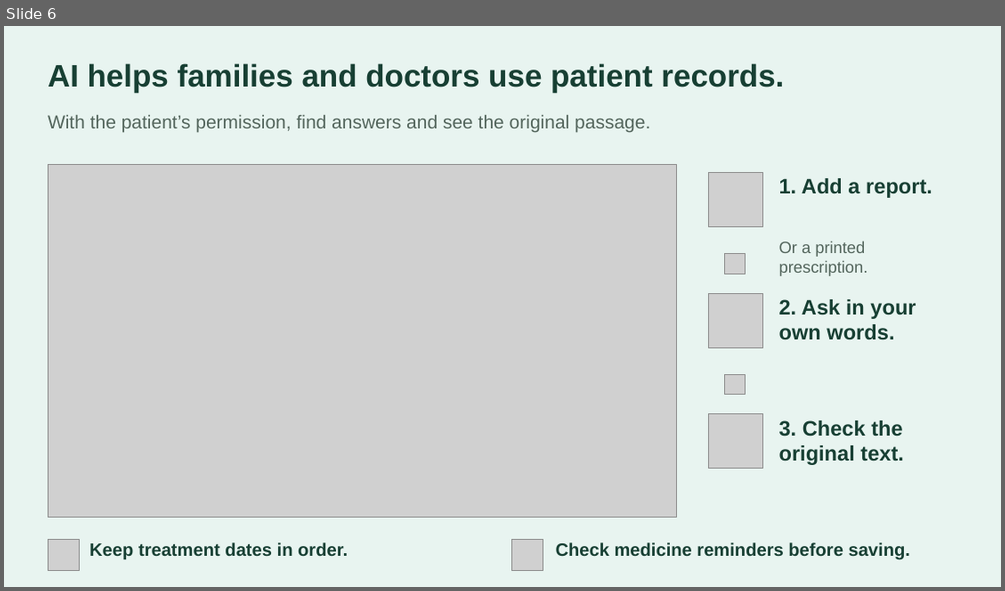
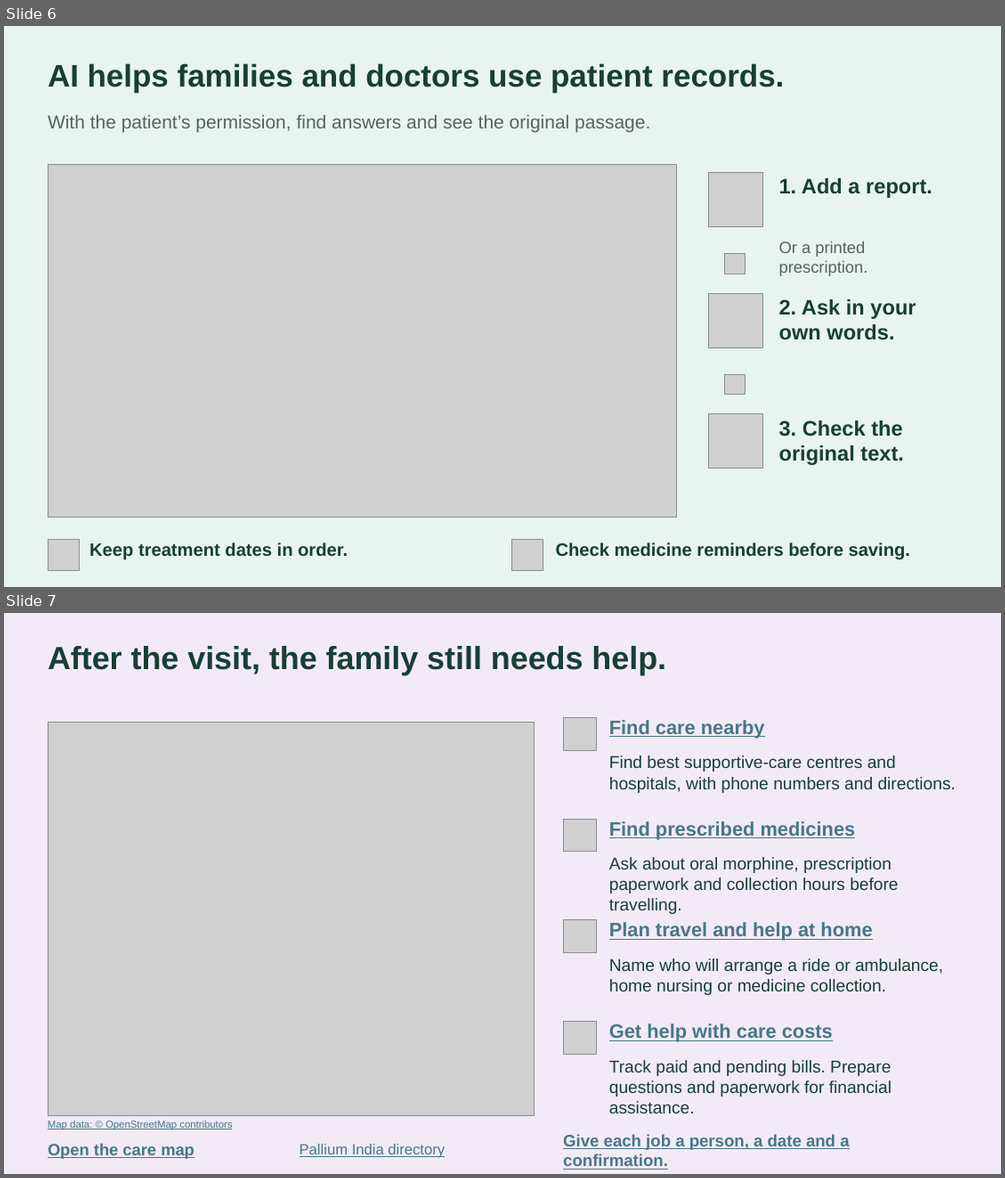
Before and after one commit to basithladdu/healthathon, a slide deck: submission/Saathi_Healthathon_Final.pptx. Shown one above the other, each under a label of ours: slide 6 before the commit, slides 6 and 7 after it. The pictures are 1005x591 and 1005x1178 pixels, drawn with LibreOffice and Linux fonts; fonts in the diff are those of the drawing; grey boxes stand for pictures. Boxes give left, top, right and bottom in pixels: in the first picture for what was removed or moved away, otherwise in the second. Text is boxed around its words. In the diff, an @@ line names an element or a change of style, - is before the commit and + after.

Commit message:
Restore daily family support and live care map in pitch deck

```diff
--- a/submission/Saathi_Healthathon_Final.pptx
+++ b/submission/Saathi_Healthathon_Final.pptx
@@ slide 7 added at [4, 613, 1001, 1174], background #F3EAF8 @@
@@ text added at [48, 646, 666, 675], 30.8 pt, text #173F33, bold @@
+After the visit, the family still needs help.
@@ picture added at [563, 718, 596, 751] @@
@@ picture added at [48, 722, 534, 1116] @@
@@ text added at [609, 720, 765, 738], 18.8 pt, text #467886, bold, underline @@
+Find care nearby
@@ text added at [609, 755, 955, 793], 16.5 pt, text #173F33 @@
+Find best supportive-care centres and hospitals, with phone numbers and directions.
@@ picture added at [563, 819, 596, 852] @@
@@ text added at [609, 821, 856, 839], 18.8 pt, text #467886, bold, underline @@
+Find prescribed medicines
@@ text added at [609, 857, 898, 914], 16.5 pt, text #173F33 @@
+Ask about oral morphine, prescription paperwork and collection hours before travelling.
@@ picture added at [563, 919, 596, 952] @@
@@ text added at [609, 922, 872, 941], 18.8 pt, text #467886, bold, underline @@
+Plan travel and help at home
@@ text added at [609, 958, 943, 995], 16.5 pt, text #173F33 @@
+Name who will arrange a ride or ambulance, home nursing or medicine collection.
@@ picture added at [563, 1022, 596, 1054] @@
@@ text added at [609, 1023, 833, 1042], 18.8 pt, text #467886, bold, underline @@
+Get help with care costs
@@ text added at [609, 1060, 891, 1113], 16.5 pt, text #173F33 @@
+Track paid and pending bills. Prepare questions and paperwork for financial assistance.
@@ text added at [48, 1143, 194, 1159], 15.8 pt, text #467886, bold, underline @@
+Open the care map
@@ text added at [48, 1120, 232, 1129], 9.8 pt, text #467886, underline @@
+Map data: © OpenStreetMap contributors
@@ text added at [299, 1143, 445, 1158], 14.2 pt, text #467886, underline @@
+Pallium India directory
@@ text added at [563, 1134, 849, 1169], 15.9 pt, text #467886, bold, underline @@
+Give each job a person, a date and a confirmation.
```
Also in this commit, not shown: 1 slide changed, 1 other slide added, 2 slides removed, 14 other files.
